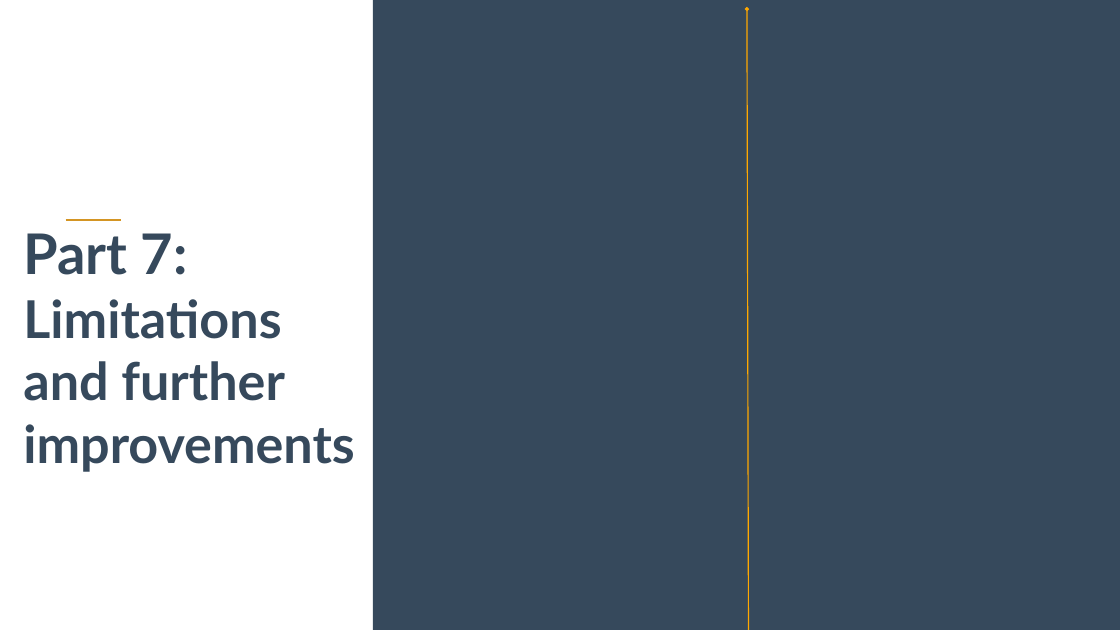
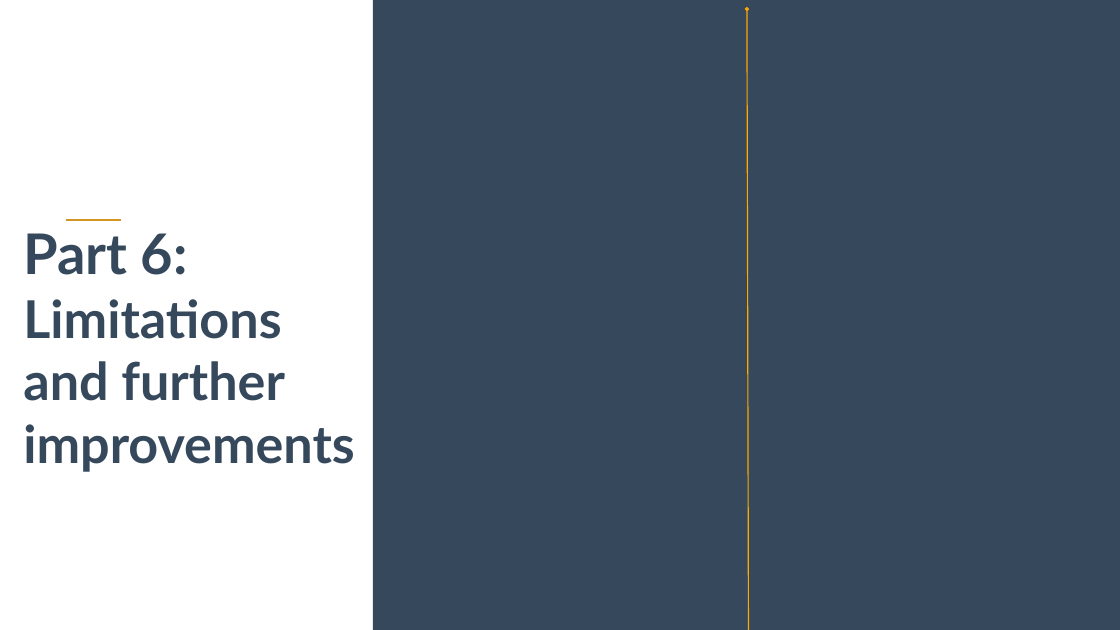
Before and after one commit to ogrnz/analytics-consulting, a slide deck: slide 29 of A/Presentation Case A.pptx (slide 26 before the commit). Drawn at 1120x630 pixels with LibreOffice and Linux fonts; fonts in the diff are those of the drawing. Boxes give left, top, right and bottom in pixels: in the first picture for what was removed or moved away, otherwise in the second. Text is boxed around its words. In the diff, an @@ line names an element or a change of style, - is before the commit and + after.

```diff
--- a/A/Presentation Case A.pptx
+++ b/A/Presentation Case A.pptx
@@ title at (23, 233, 188, 275): text changed @@
-Part 7:
+Part 6:
```
Also in this commit, not shown: 10 other slides changed, 4 slides added, 2 slides removed.
